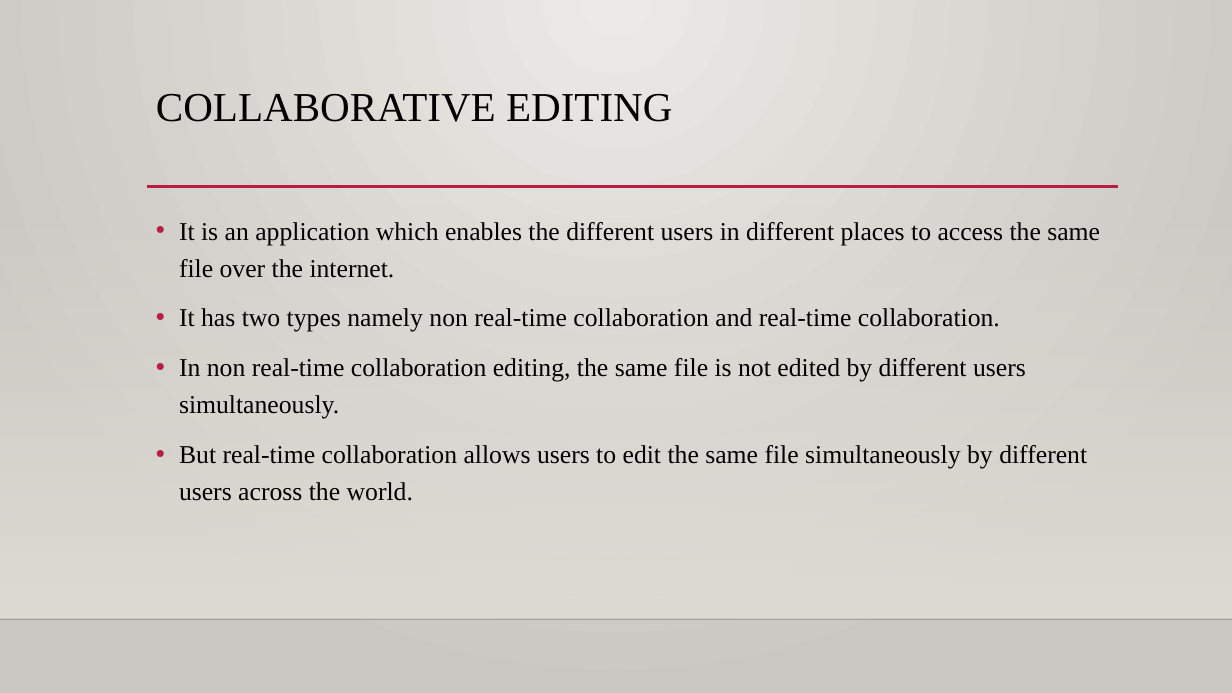
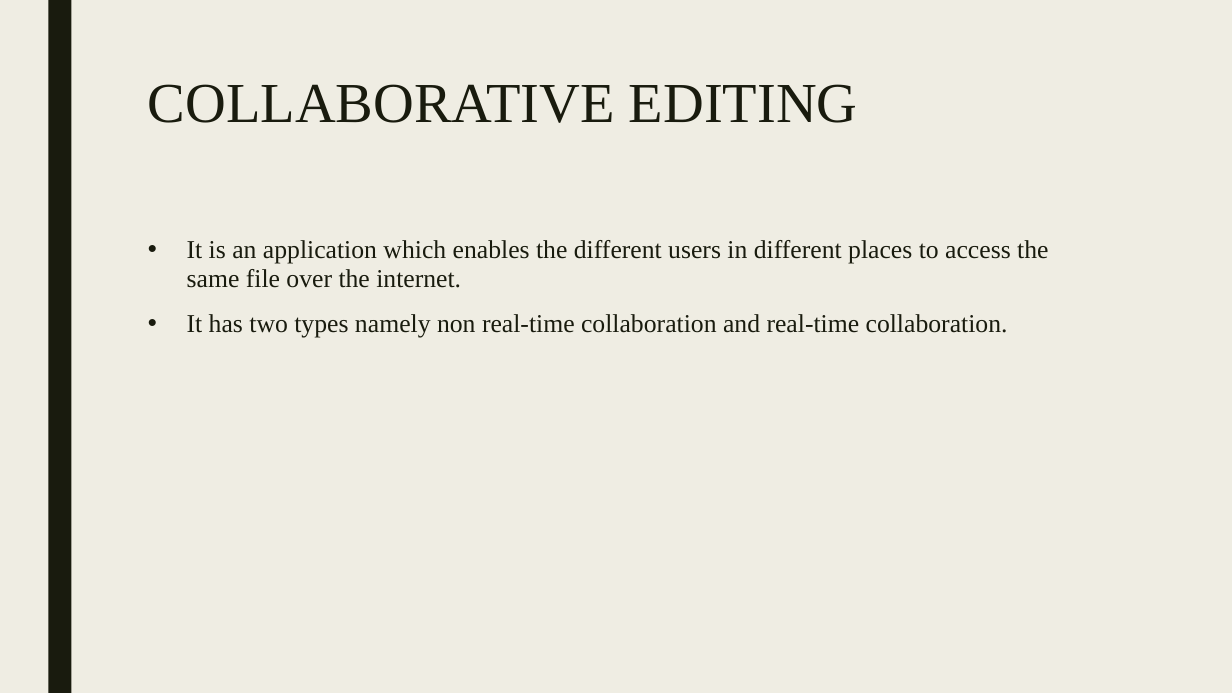
Before and after one commit to azhagumathi/pres, a slide deck: slide 2 of crdt.pptx (slide 15 before the commit). Drawn at 1232x693 pixels with LibreOffice and Linux fonts; fonts in the diff are those of the drawing; background and template pictures are left out. Boxes give left, top, right and bottom in pixels: in the first picture for what was removed or moved away, otherwise in the second. Text is boxed around its words. In the diff, an @@ line names an element or a change of style, - is before the commit and + after.

```diff
--- a/crdt.pptx
+++ b/crdt.pptx
@@ background gradient #ECEAE7 to #CAC7C1 to #EFEDE3 @@
@@ rectangle added at (48, 0, 71, 693), fill #191B0E @@
@@ title "COLLABORATIVE EDITING": place and size @@
-title "COLLABORATIVE EDITING" at (156, 93, 672, 122)
+title "COLLABORATIVE EDITING" at (148, 84, 858, 123)
@@ title "COLLABORATIVE EDITING" at (148, 84, 858, 123): size 32 to 44 pt, text colour #000000 to #191B0E; line spacing 0.9 to 0.89 @@
@@ rectangle removed at (0, 204, 1232, 619) @@
@@ line removed from (147, 187) to (1118, 187) @@
@@ text "It is an application which ...": place and size @@
-text "It is an application which ..." at (179, 222, 1100, 501)
+text "It is an application which ..." at (187, 240, 1048, 337)
@@ text "It is an application which ..." at (187, 240, 1048, 337): text colour #000000 to #191B0E; indent changed; line spacing 1.2 to 0.94; more space between paragraphs @@
@@ text at (179, 358, 1087, 501): paragraphs removed @@
-• In non real-time collaboration editing, the same file is not edited by different users simultaneously.
-• But real-time collaboration allows users to edit the same file simultaneously by different users across the world.
@@ line removed from (0, 619) to (1232, 619) @@
```
Also in this commit, not shown: 9 other slides changed, 2 slides added, 22 slides removed, 1 other file.
